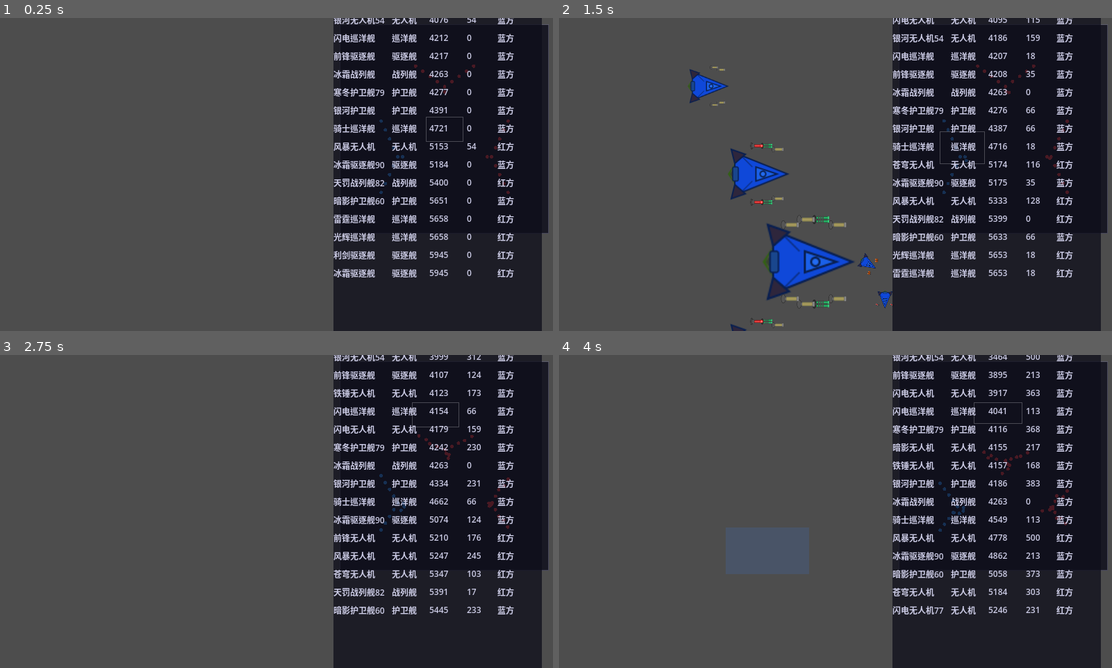
Above: before the commit, frames 1-4 (two rows, left to right).
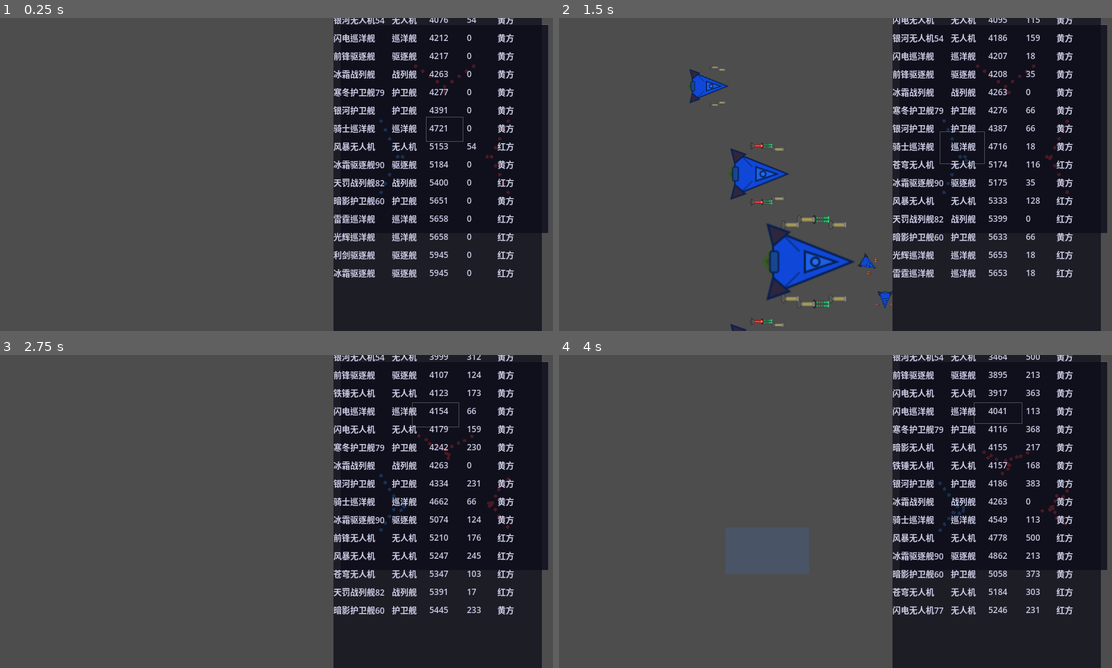
Above: after the commit, the same moments.

Repository: ZhanXuzhao/SpaceRTS
Game: Godot game, scene res://scenes/main.tscn
Two runs of this game, one before a commit and one after it. Both use one fixed random seed, a clock stepped at 60 frames per second and the inputs below.
Inputs (mouse positions are in pixels of both pictures, inside the frame that each line leads up to):
- Up to frame 1 (0.25 s): no input
- Up to frame 2 (1.5 s): click (995, 21) at 0.52 s; tap Enter at 1.25 s; move the mouse to (957, 158) at 1.27 s; hold W from 1.28 s (still down); tap R at 1.35 s; click (957, 158) at 1.42 s
- Up to frame 3 (2.75 s): release W at 2 s; click (436, 376) at 2.02 s
- Up to frame 4 (4 s): click (995, 395) at 2.77 s; drag from (724, 527) to (807, 574) at 3.52 s

The runs differ from the first frame. In frame 1, 0.2% of the frame differs, in the area x 89-92%, y 0-60%; in frame 2, 0.3%; in frame 3, 0.3%; in frame 4, 0.3%, in the area x 89-92%, y 0-72%.

Commit message:
fix: 太空总览和信息面板支持黄队显示

Diff:
--- a/scripts/hud.gd
+++ b/scripts/hud.gd
@@ -108,7 +108,7 @@
 		_hide_all(); _speed_indicator.visible = true; return
 
 	# ---- 左下信息面板（VBoxContainer 自动布局）----
-	var team_str = "蓝队" if unit.team == Unit.Team.BLUE else "红队"
+	var team_str = "蓝队" if unit.team == Unit.Team.BLUE else ("红队" if unit.team == Unit.Team.RED else "黄队")
 	var cnames := ["无人机", "护卫舰", "驱逐舰", "巡洋舰", "战列舰"]
 	var cls = cnames[Unit._ship_class_tier(unit.class_type)]
 
@@ -416,7 +416,7 @@
 	for child in _overview_rows.get_children():
 		child.queue_free()
 
-	# 收集敌方单位（蓝方视角：红方为敌人）
+	# 收集敌方单位（蓝方视角：红方和黄方均为敌人）
 	var enemies: Array[Unit] = []
 	for unit in main._units:
 		if not is_instance_valid(unit) or unit.hull <= 0:
@@ -469,7 +469,7 @@
 		else:
 			dist_str = "-"
 		var spd = int(unit.velocity.length())
-		var faction = "红方" if unit.team == Unit.Team.RED else "蓝方"
+		var faction = "红方" if unit.team == Unit.Team.RED else ("黄方" if unit.team == Unit.Team.YELLOW else "蓝方")
 		var type_name = unit.class_name_cn if unit.class_name_cn != "" else Unit.get_class_name_cn(unit.class_type)
 
 		# 可点击行（Button 方便捕获点击，flat 无按钮样式）
